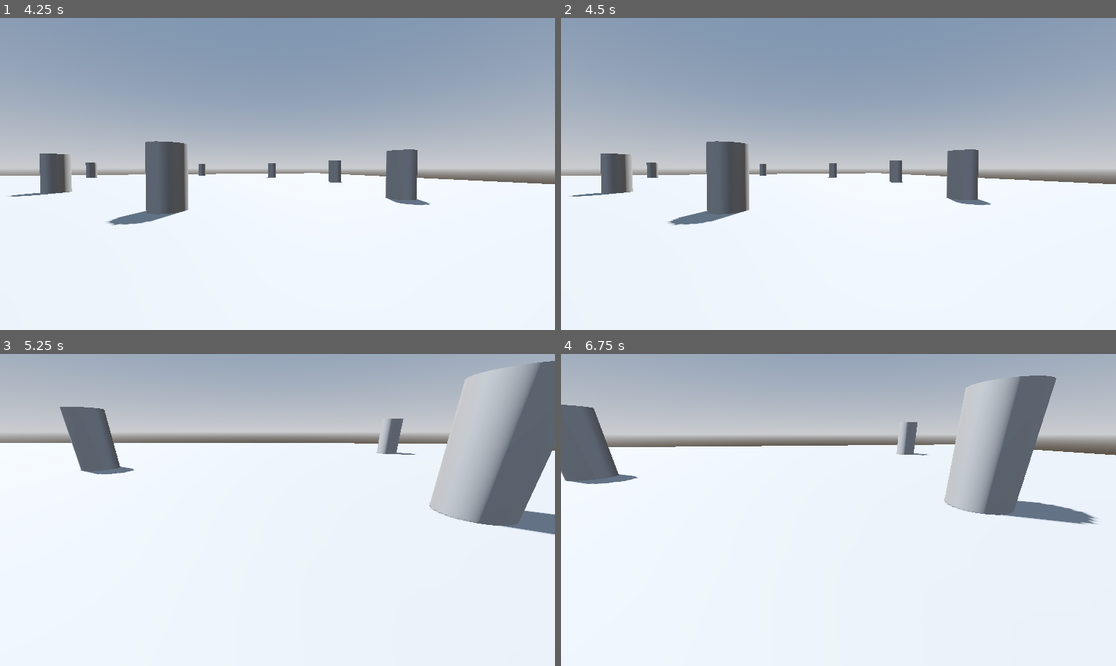
Above: before the commit, frames 1-4 (two rows, left to right).
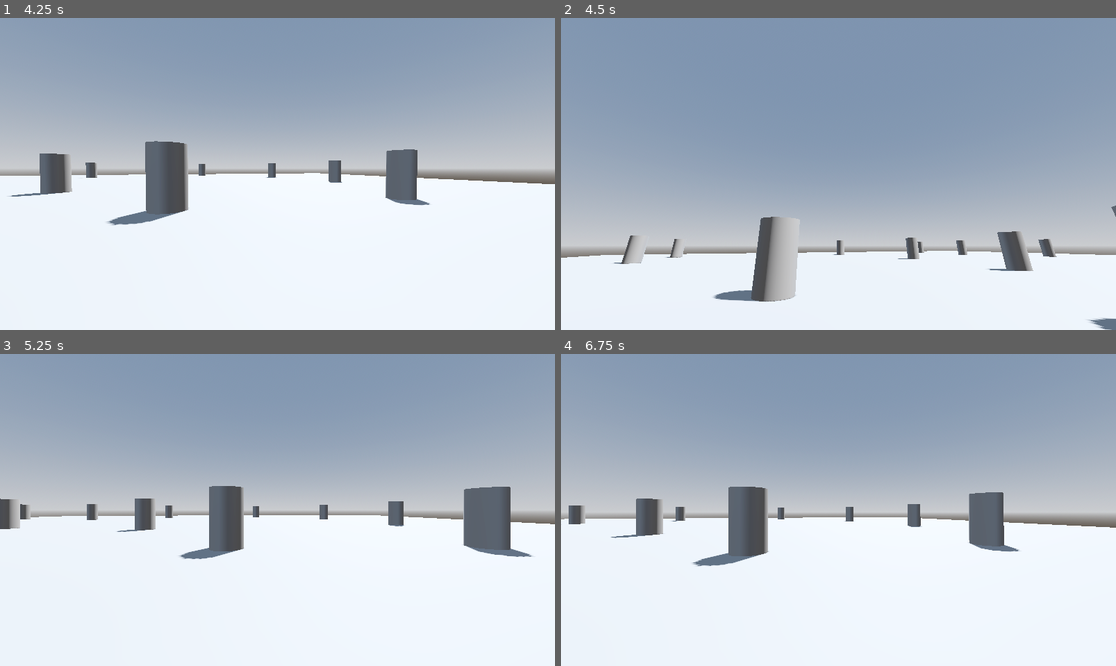
Above: after the commit, the same moments.

Repository: ao-rodrigues/simple-fpp
Game: Godot game, scene res://sandbox.tscn
Same seed, same stepped clock (60 frames per second), same inputs: the game is played once before the commit and once after it.
Inputs (mouse positions are in pixels of both pictures, inside the frame that each line leads up to):
- Up to frame 1 (4.25 s): tap Enter at 0.5, 2, 3.5 s; move the mouse to (305, 174) at 0.52 s; click (305, 174) at 0.67 s; tap Space at 1.25, 2.75 s; move the mouse to (249, 174) at 1.27 s; click (249, 174) at 1.42 s; move the mouse to (288, 167) at 2.02 s; click (288, 167) at 2.17 s; move the mouse to (271, 180) at 2.77 s; click (271, 180) at 2.92 s; move the mouse to (316, 177) at 3.52 s; click (316, 177) at 3.67 s; tap Escape at 4.15 s
- Up to frame 2 (4.5 s): tap Space at 4.25 s; move the mouse to (672, 127) at 4.27 s; click (672, 127) at 4.42 s
- Up to frame 3 (5.25 s): move the mouse to (283, 510) at 5.02 s; click (283, 510) at 5.17 s
- Up to frame 4 (6.75 s): move the mouse to (816, 503) at 5.77 s; click (816, 503) at 5.92 s; move the mouse to (866, 510) at 6.52 s; click (866, 510) at 6.67 s

Frame 1 is identical in both runs. In frame 2, 48% of the frame differs, in the area x 0-100%, y 25-100%; in frame 3, 51%; in frame 4, 51%, in the area x 0-100%, y 0-69%.

Commit message:
Implement camera rotation through mouse motion

Diff:
--- a/player.gd
+++ b/player.gd
@@ -3,53 +3,44 @@
 const PITCH_MAX: float = 89.0
 const PITCH_MIN: float = -89.0
 
-@export var look_sensitivity : float = 0.2
+@export var look_sensitivity: float = 0.2
 
-var _mouse_captured: bool = false
+@export var base_speed: float = 10.0
+@export var sprint_multiplier: float = 1.3
 
-var _yaw : float = 0
-var _pitch: float = 0
+var _mouse_captured: bool
 
-@onready var _camera : Camera3D = $CameraPivot/Camera
-@onready var _camera_pivot : Node3D = $CameraPivot
+var _yaw: float
+var _pitch: float
 
+@onready var _camera: Camera3D = $CameraPivot/Camera
+@onready var _camera_pivot: Node3D = $CameraPivot
 
 func _ready() -> void:
 	_capture_mouse()
 
+func _unhandled_input(event: InputEvent) -> void:
+	if event is InputEventMouseMotion:
+		var look_dir = event.relative
+		if _mouse_captured: _rotate_camera(look_dir)
 
-func _unhandled_input(event: InputEvent) -> void:
-	_check_mouse_capture(event)
-
-	if not _mouse_captured:
-		return
-
-	_move_camera(event)
-
-
-func _check_mouse_capture(event: InputEvent) -> void:
-	if event is InputEventMouseButton:
-		if event.button_index == MouseButton.MOUSE_BUTTON_LEFT and event.pressed:
-			_capture_mouse()
-	elif event is InputEventKey:
-		if event.keycode == Key.KEY_ESCAPE and event.pressed:
-			_release_mouse()
-
+func _physics_process(delta: float) -> void:
+	_handle_movement(delta)
 
 func _capture_mouse() -> void:
 	Input.mouse_mode = Input.MOUSE_MODE_CAPTURED
 	_mouse_captured = true
 
-
 func _release_mouse() -> void:
 	Input.mouse_mode = Input.MOUSE_MODE_VISIBLE
 	_mouse_captured = false
 
+func _rotate_camera(look_dir: Vector2) -> void:
+	_yaw = fmod(_yaw - look_dir.x * look_sensitivity, 360)
+	_pitch = clamp(_pitch - look_dir.y * look_sensitivity, PITCH_MIN, PITCH_MAX)
 
-func _move_camera(event: InputEvent) -> void:
-	if event is InputEventMouseMotion:
-		_yaw = fmod(_yaw - event.relative.x * look_sensitivity, 360)
-		_pitch = clamp(_pitch - event.relative.y * look_sensitivity, PITCH_MIN, PITCH_MAX)
+	_camera_pivot.rotation.y = deg_to_rad(_yaw)
+	_camera.rotation.x = deg_to_rad(_pitch)
 
-		_camera_pivot.rotation.y = deg_to_rad(_yaw)
-		_camera.rotation.x = deg_to_rad(_pitch)
+func _handle_movement(delta: float) -> void:
+	var look_dir: Vector3 = _camera.get_camera_transform().basis.z
